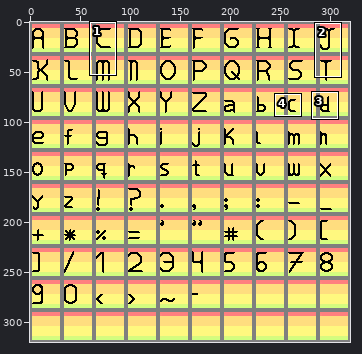
Two versions of one pixel-art file, ElementalWard/Assets/ElementalWard/Base/Core/Font.ase. The picture above shows the old version from afar; the outline marks the close-up.
Close-up. As it was:
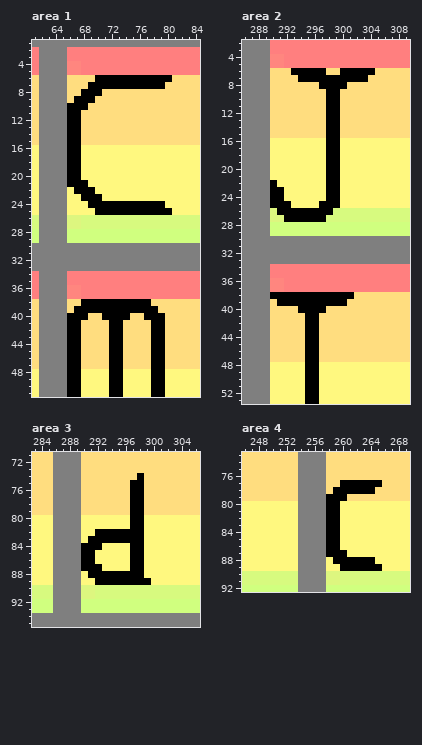
320x320 pixels, 1 frame. Colours within 5 levels of each other are drawn and written as one. Shown: area 1: x 61..84, y 1..51; area 2: x 286..309, y 2..53; area 3: x 283..306, y 71..95; area 4: x 246..269, y 73..92. The commit also changed other parts of the picture, which this record leaves out.
The result:
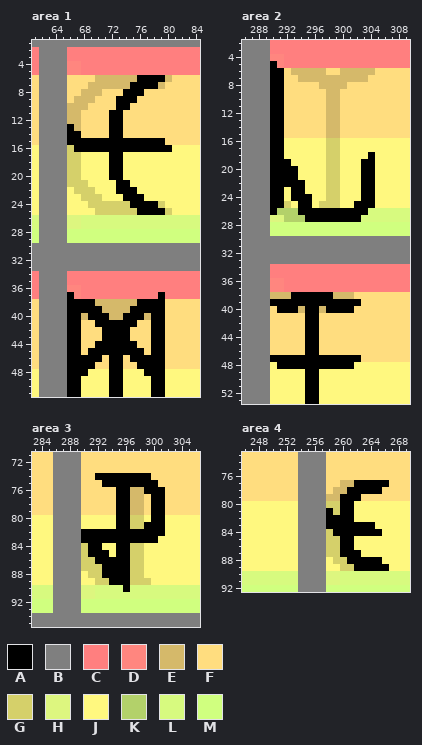
Palette (. is transparent): A #000000  B #7f7f7f  C #ff7f7f  D #ff867f  E #d5b96a  F #ffdd7f  G #d5d06a  H #ddf67f  J #fff87f  K #b3d16a  L #d7fa7f  M #d0ff7f
What changed:
layer "Font" opacity 100% -> 16%
layer "Runic" now shown
--- area 1
@@ x 61..84 @@
  5 CBBBBDDCCCCCCCCCCCCCCCCC
- 6 FBBBBFFFFAAAAAAAAAAAFFFF
- 7 FBBBBFFFAAAAAAAAAAAFFFFF
- 8 FBBBBFFAAAFFFFFFFFFFFFFF
- 9 FBBBBFAAAFFFFFFFFFFFFFFF
-10 FBBBBAAAFFFFFFFFFFFFFFFF
-11 FBBBBAAFFFFFFFFFFFFFFFFF
-12 FBBBBAAFFFFFFFFFFFFFFFFF
-13 FBBBBAAFFFFFFFFFFFFFFFFF
-14 FBBBBAAFFFFFFFFFFFFFFFFF
-15 FBBBBAAFFFFFFFFFFFFFFFFF
-16 JBBBBAAJJJJJJJJJJJJJJJJJ
-17 JBBBBAAJJJJJJJJJJJJJJJJJ
-18 JBBBBAAJJJJJJJJJJJJJJJJJ
-19 JBBBBAAJJJJJJJJJJJJJJJJJ
-20 JBBBBAAJJJJJJJJJJJJJJJJJ
-21 JBBBBAAAJJJJJJJJJJJJJJJJ
-22 JBBBBJAAAJJJJJJJJJJJJJJJ
-23 JBBBBJJAAAJJJJJJJJJJJJJJ
-24 JBBBBJJJAAAAAAAAAAAJJJJJ
-25 JBBBBJJJJAAAAAAAAAAAJJJJ
+ 6 FBBBBFFFFEEEEEEAAAAEFFFF
+ 7 FBBBBFFFEEEEEEAAAAEFFFFF
+ 8 FBBBBFFEEEFFFAAAFFFFFFFF
+ 9 FBBBBFEEEFFFAAAFFFFFFFFF
+10 FBBBBEEEFFFFAAFFFFFFFFFF
+11 FBBBBEEFFFFAAFFFFFFFFFFF
+12 FBBBBEEFFFFAAFFFFFFFFFFF
+13 FBBBBAEFFFFAAFFFFFFFFFFF
+14 FBBBBAAFFFFAAFFFFFFFFFFF
+15 FBBBBAAAAAAAAAAAAAAFFFFF
+16 JBBBBGAAAAAAAAAAAAAAJJJJ
+17 JBBBBGGJJJJAAJJJJJJJJJJJ
+18 JBBBBGGJJJJAAJJJJJJJJJJJ
+19 JBBBBGGJJJJAAJJJJJJJJJJJ
+20 JBBBBGGJJJJAAJJJJJJJJJJJ
+21 JBBBBGGGJJJJAAJJJJJJJJJJ
+22 JBBBBJGGGJJJAAAJJJJJJJJJ
+23 JBBBBJJGGGJJJAAAJJJJJJJJ
+24 JBBBBJJJGGGGGGAAAAGJJJJJ
+25 JBBBBJJJJGGGGGGAAAAGJJJJ
 26 LBBBBHHLLLLLLLLLLLLLLLLL
@@ x 61..84 @@
 36 CBBBBDDCCCCCCCCCCCCCCCCC
-37 CBBBBDDCCCCCCCCCCCCCCCCC
-38 FBBBBFFAAAAAAAAAAFFFFFFF
-39 FBBBBFAAAAAAAAAAAAFFFFFF
-40 FBBBBAAAFFAAAAFFAAAFFFFF
-41 FBBBBAAFFFFAAFFFFAAFFFFF
-42 FBBBBAAFFFFAAFFFFAAFFFFF
-43 FBBBBAAFFFFAAFFFFAAFFFFF
-44 FBBBBAAFFFFAAFFFFAAFFFFF
-45 FBBBBAAFFFFAAFFFFAAFFFFF
-46 FBBBBAAFFFFAAFFFFAAFFFFF
-47 FBBBBAAFFFFAAFFFFAAFFFFF
-48 JBBBBAAJJJJAAJJJJAAJJJJJ
+37 CBBBBADCCCCCCCCCCCACCCCC
+38 FBBBBAAAAEEEEEEAAAAFFFFF
+39 FBBBBAAAAAEEEEAAAAAFFFFF
+40 FBBBBAAEAAAEEAAAEAAFFFFF
+41 FBBBBAAFFAAAAAAFFAAFFFFF
+42 FBBBBAAFFFAAAAFFFAAFFFFF
+43 FBBBBAAFFFAAAAFFFAAFFFFF
+44 FBBBBAAFFAAAAAAFFAAFFFFF
+45 FBBBBAAFAAAAAAAAFAAFFFFF
+46 FBBBBAAAAAFAAFAAAAAFFFFF
+47 FBBBBAAAAFFAAFFAAAAFFFFF
+48 JBBBBAAAJJJAAJJJAAAJJJJJ
 49 JBBBBAAJJJJAAJJJJAAJJJJJ
--- area 2
@@ x 286..309 @@
  4 BBBBDDCCCCCCCCCCCCCCCCCC
- 5 BBBBDDCCCCCCCCCCCCCCCCCC
- 6 BBBBFFFAAAAAFFAAAAAFFFFF
- 7 BBBBFFFFAAAAAAAAAAFFFFFF
- 8 BBBBFFFFFFFAAAAFFFFFFFFF
- 9 BBBBFFFFFFFFAAFFFFFFFFFF
-10 BBBBFFFFFFFFAAFFFFFFFFFF
-11 BBBBFFFFFFFFAAFFFFFFFFFF
-12 BBBBFFFFFFFFAAFFFFFFFFFF
-13 BBBBFFFFFFFFAAFFFFFFFFFF
-14 BBBBFFFFFFFFAAFFFFFFFFFF
-15 BBBBFFFFFFFFAAFFFFFFFFFF
-16 BBBBJJJJJJJJAAJJJJJJJJJJ
-17 BBBBJJJJJJJJAAJJJJJJJJJJ
-18 BBBBJJJJJJJJAAJJJJJJJJJJ
-19 BBBBJJJJJJJJAAJJJJJJJJJJ
-20 BBBBJJJJJJJJAAJJJJJJJJJJ
-21 BBBBJJJJJJJJAAJJJJJJJJJJ
-22 BBBBAJJJJJJJAAJJJJJJJJJJ
-23 BBBBAAJJJJJJAAJJJJJJJJJJ
-24 BBBBAAJJJJJJAAJJJJJJJJJJ
-25 BBBBAAAJJJJAAAJJJJJJJJJJ
-26 BBBBHAAAAAAAALLLLLLLLLLL
-27 BBBBHHAAAAAALLLLLLLLLLLL
+ 5 BBBBADCCCCCCCCCCCCCCCCCC
+ 6 BBBBAAFEEEEEFFEEEEEFFFFF
+ 7 BBBBAAFFEEEEEEEEEEFFFFFF
+ 8 BBBBAAFFFFFEEEEFFFFFFFFF
+ 9 BBBBAAFFFFFFEEFFFFFFFFFF
+10 BBBBAAFFFFFFEEFFFFFFFFFF
+11 BBBBAAFFFFFFEEFFFFFFFFFF
+12 BBBBAAFFFFFFEEFFFFFFFFFF
+13 BBBBAAFFFFFFEEFFFFFFFFFF
+14 BBBBAAFFFFFFEEFFFFFFFFFF
+15 BBBBAAFFFFFFEEFFFFFFFFFF
+16 BBBBAAJJJJJJGGJJJJJJJJJJ
+17 BBBBAAJJJJJJGGJJJJJJJJJJ
+18 BBBBAAJJJJJJGGJJJJAJJJJJ
+19 BBBBAAAJJJJJGGJJJAAJJJJJ
+20 BBBBAAAAJJJJGGJJJAAJJJJJ
+21 BBBBAAAAJJJJGGJJJAAJJJJJ
+22 BBBBAAAAAJJJGGJJJAAJJJJJ
+23 BBBBAAJAAJJJGGJJJAAJJJJJ
+24 BBBBAAJAAAJJGGJJJAAJJJJJ
+25 BBBBAAGJAAJGGGJJAAAJJJJJ
+26 BBBBAKKKAAAAAAAAAALLLLLL
+27 BBBBHHKKKAAAAAAAALLLLLLL
 28 BBBBMMMMMMMMMMMMMMMMMMMM
@@ x 286..309 @@
 37 BBBBDDCCCCCCCCCCCCCCCCCC
-38 BBBBAAAAAAAAAAAAFFFFFFFF
-39 BBBBFAAAAAAAAAAFFFFFFFFF
-40 BBBBFFFFAAAAFFFFFFFFFFFF
+38 BBBBEEEAAAAAAEEEFFFFFFFF
+39 BBBBAAAAAAAAAAAAAFFFFFFF
+40 BBBBFAAAEAAEAAAAFFFFFFFF
 41 BBBBFFFFFAAFFFFFFFFFFFFF
@@ x 286..309 @@
 46 BBBBFFFFFAAFFFFFFFFFFFFF
-47 BBBBFFFFFAAFFFFFFFFFFFFF
-48 BBBBJJJJJAAJJJJJJJJJJJJJ
+47 BBBBAAAAAAAAAAAAAFFFFFFF
+48 BBBBJAAAAAAAAAAAJJJJJJJJ
 49 BBBBJJJJJAAJJJJJJJJJJJJJ
--- area 3
@@ x 288..303 @@
 73 BBFFFFFFFFFFFFFF
-74 BBFFFFFFFFAFFFFF
-75 BBFFFFFFFAAFFFFF
-76 BBFFFFFFFAAFFFFF
-77 BBFFFFFFFAAFFFFF
-78 BBFFFFFFFAAFFFFF
-79 BBFFFFFFFAAFFFFF
-80 BBJJJJJJJAAJJJJJ
-81 BBJJJJJJJAAJJJJJ
-82 BBJJAAAAAAAJJJJJ
-83 BBJAAAAAAAAJJJJJ
-84 BBAAAJJJJAAJJJJJ
-85 BBAAJJJJJAAJJJJJ
-86 BBAAJJJJJAAJJJJJ
-87 BBAAAJJJJAAJJJJJ
-88 BBJAAAAAAAAJJJJJ
-89 BBJJAAAAAAAAJJJJ
-90 BBHHLLLLLLLLLLLL
+74 BBFFAAAAAAAAFFFF
+75 BBFFFAAAAAAAAFFF
+76 BBFFFFFAAEEAAAFF
+77 BBFFFFFAAEEFAAFF
+78 BBFFFFFAAEEFAAFF
+79 BBFFFFFAAEEFAAFF
+80 BBJJJJJAAGGJAAJJ
+81 BBJJJJJAAGGAAAJJ
+82 BBAAAAAAAAAAAAJJ
+83 BBAAAAAAAAAAAJJJ
+84 BBGAAJJAAGGJJJJJ
+85 BBGAAAJAAGGJJJJJ
+86 BBGGAAAAAGGJJJJJ
+87 BBGGGAAAAGGJJJJJ
+88 BBJGGAAAAGGJJJJJ
+89 BBJJGGAAAGGGJJJJ
+90 BBHHLLLLALLLLLLL
 91 BBHHLLLLLLLLLLLL
--- area 4
@@ x 256..268 @@
 76 BBFFFFFFFFFFF
-77 BBFFAAAAAAFFF
-78 BBFAAAAAAFFFF
-79 BBAAAFFFFFFFF
-80 BBAAJJJJJJJJJ
-81 BBAAJJJJJJJJJ
-82 BBAAJJJJJJJJJ
-83 BBAAJJJJJJJJJ
-84 BBAAJJJJJJJJJ
-85 BBAAJJJJJJJJJ
-86 BBAAJJJJJJJJJ
-87 BBAAAJJJJJJJJ
-88 BBJAAAAAAJJJJ
-89 BBJJAAAAAAJJJ
+77 BBFFEEAAAAAFF
+78 BBFEEAAAAAFFF
+79 BBEEAAAFFFFFF
+80 BBGGAAJJJJJJJ
+81 BBAGAAJJJJJJJ
+82 BBAAAAJJJJJJJ
+83 BBAAAAAAAJJJJ
+84 BBGAAAAAAAJJJ
+85 BBGGAAJJJJJJJ
+86 BBGGAAJJJJJJJ
+87 BBGGAAAJJJJJJ
+88 BBJGGAAAAAJJJ
+89 BBJJGGAAAAAJJ
 90 BBHHLLLLLLLLL
Where, in picture pixels (left, top, right, bottom), the same in both close-ups:
changed: (67, 75, 172, 215)
changed: (67, 292, 165, 376)
changed: (270, 61, 375, 222)
changed: (270, 292, 361, 313)
changed: (270, 355, 361, 369)
changed: (81, 473, 165, 592)
changed: (326, 480, 389, 571)
